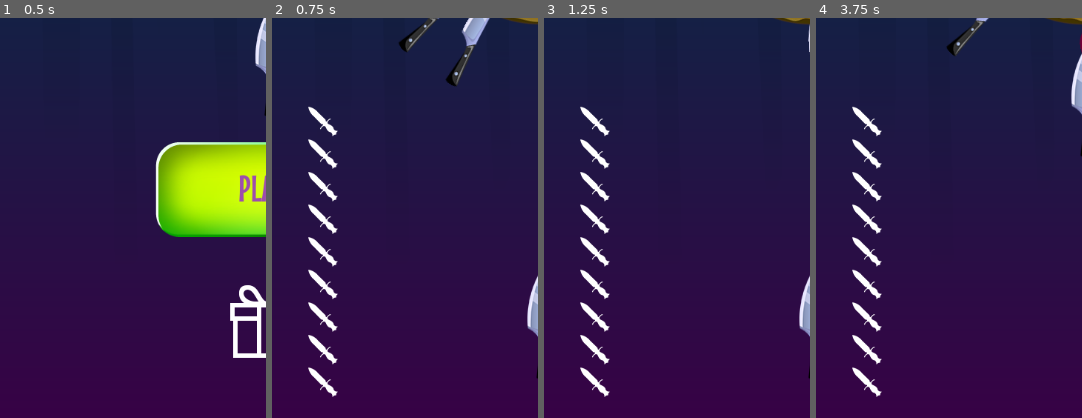
Above: before the commit, frames 1-4 (left to right).
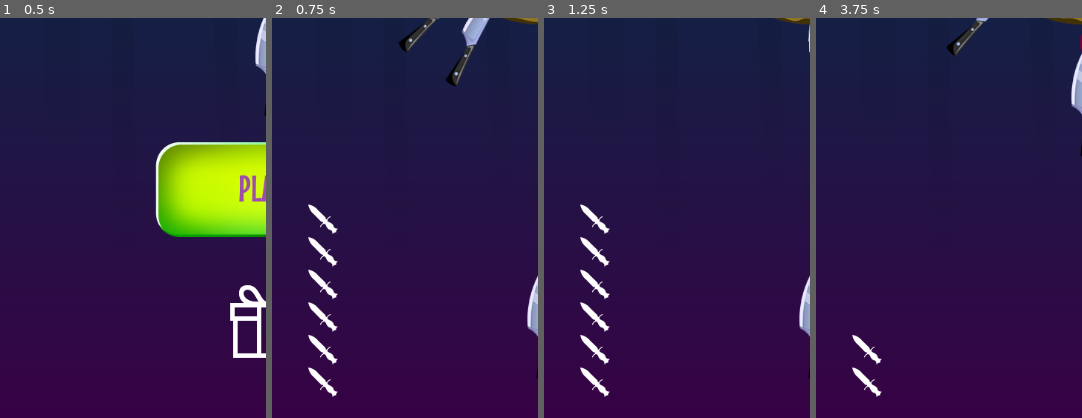
Above: after the commit, the same moments.

Repository: drxwat/godot4-mobile-game-course
Game: Godot game, scene res://scenes/start_screen/start_screen.tscn
Two runs of this game, one before a commit and one after it. Both use one fixed random seed, a clock stepped at 60 frames per second and the inputs below.
Inputs (mouse positions are % of the whole screen's width and height, from its top left):
- Up to frame 1 (0.5 s): no input
- Up to frame 2 (0.75 s): click "PLAY" at 0.5 s
- Up to frame 3 (1.25 s): no input
- Up to frame 4 (3.75 s): move the mouse to (72, 45) at 1.27 s; click (72, 45) at 1.42 s; move the mouse to (30, 55) at 2.02 s; click (30, 55) at 2.17 s; move the mouse to (60, 28) at 2.77 s; click (60, 28) at 2.92 s; move the mouse to (45, 70) at 3.52 s; click (45, 70) at 3.67 s
The pictures show only the part of the screen within x 0-50%, y 49-99%; the shares and areas given below are measured in that part.

Frame 1 is identical in both runs. In frame 2, 0.7% of the frame differs, in the area x 13-25%, y 22-46%; in frame 3, 0.7%; in frame 4, 1.7%, in the area x 13-25%, y 22-79%.

Commit message:
5-5 knives counter

Diff:
--- a/core/events.gd
+++ b/core/events.gd
@@ -5,3 +5,4 @@
 signal game_over
 signal location_changed(location: LOCATIONS)
 signal points_changed(points: int)
+signal knived_changed(knives: int)
--- a/core/globals.gd
+++ b/core/globals.gd
@@ -9,12 +9,17 @@
 var rng := RandomNumberGenerator.new()
 
 var points := 0
+var knives := 6
 
 func _ready():
 	rng.randomize()
 	print_debug(rng.seed)
 
 	Events.location_changed.connect(handle_location_change)
+
+func remove_knife():
+	knives -= 1
+	Events.knived_changed.emit(knives)
 
 func add_point():
 	points += 1
--- a/elements/knife_shooter/knife_shooter.gd
+++ b/elements/knife_shooter/knife_shooter.gd
@@ -11,8 +11,13 @@
 	add_child(knife)
 
 func _input(event: InputEvent):
-	if is_enabled and event is InputEventScreenTouch and event.is_pressed() and timer.time_left <= 0:
+	if Globals.knives > 0 and \
+	is_enabled and \
+	event is InputEventScreenTouch and \
+	event.is_pressed() and \
+	timer.time_left <= 0:
 		knife.throw()
+		Globals.remove_knife()
 		timer.start()
 
 
--- a/elements/ui/hud/hud.tscn
+++ b/elements/ui/hud/hud.tscn
@@ -5,7 +5,7 @@
 [ext_resource type="Texture2D" uid="uid://c8avdj5qs1klg" path="res://assets/circle_1.png" id="2_xf8ip"]
 [ext_resource type="Texture2D" uid="uid://fj11q3al6t66" path="res://assets/boss_ico.png" id="3_owcdr"]
 [ext_resource type="Texture2D" uid="uid://dfoxeyqgynyxa" path="res://assets/apple_ico.png" id="4_hd1ds"]
-[ext_resource type="Texture2D" uid="uid://c5jx2g5jh4i36" path="res://assets/knife_ico_2.png" id="5_kdfru"]
+[ext_resource type="PackedScene" uid="uid://cqd3ditnkdhvl" path="res://elements/ui/hud/knives_counter/knives_counter.tscn" id="6_m4sm7"]
 
 [node name="HUD" type="CanvasLayer"]
 layer = 5
@@ -114,45 +114,8 @@
 size_flags_vertical = 3
 mouse_filter = 2
 
-[node name="KnivesCounter" type="VBoxContainer" parent="MarginContainer/VBoxContainer/HBoxContainer2"]
+[node name="KnivesCounter" parent="MarginContainer/VBoxContainer/HBoxContainer2" instance=ExtResource("6_m4sm7")]
 unique_name_in_owner = true
 layout_mode = 2
-alignment = 2
-
-[node name="TextureRect" type="TextureRect" parent="MarginContainer/VBoxContainer/HBoxContainer2/KnivesCounter"]
-layout_mode = 2
-texture = ExtResource("5_kdfru")
-
-[node name="TextureRect2" type="TextureRect" parent="MarginContainer/VBoxContainer/HBoxContainer2/KnivesCounter"]
-layout_mode = 2
-texture = ExtResource("5_kdfru")
-
-[node name="TextureRect3" type="TextureRect" parent="MarginContainer/VBoxContainer/HBoxContainer2/KnivesCounter"]
-layout_mode = 2
-texture = ExtResource("5_kdfru")
-
-[node name="TextureRect4" type="TextureRect" parent="MarginContainer/VBoxContainer/HBoxContainer2/KnivesCounter"]
-layout_mode = 2
-texture = ExtResource("5_kdfru")
-
-[node name="TextureRect5" type="TextureRect" parent="MarginContainer/VBoxContainer/HBoxContainer2/KnivesCounter"]
-layout_mode = 2
-texture = ExtResource("5_kdfru")
-
-[node name="TextureRect6" type="TextureRect" parent="MarginContainer/VBoxContainer/HBoxContainer2/KnivesCounter"]
-layout_mode = 2
-texture = ExtResource("5_kdfru")
-
-[node name="TextureRect7" type="TextureRect" parent="MarginContainer/VBoxContainer/HBoxContainer2/KnivesCounter"]
-layout_mode = 2
-texture = ExtResource("5_kdfru")
-
-[node name="TextureRect8" type="TextureRect" parent="MarginContainer/VBoxContainer/HBoxContainer2/KnivesCounter"]
-layout_mode = 2
-texture = ExtResource("5_kdfru")
-
-[node name="TextureRect9" type="TextureRect" parent="MarginContainer/VBoxContainer/HBoxContainer2/KnivesCounter"]
-layout_mode = 2
-texture = ExtResource("5_kdfru")
 
 [connection signal="pressed" from="MarginContainer/VBoxContainer/HBoxContainer/HomeButton" to="." method="_on_home_button_pressed"]
--- /dev/null
+++ b/elements/ui/hud/knives_counter/knives_counter.gd
@@ -0,0 +1,27 @@
+extends VBoxContainer
+
+var knife_texture : Texture2D = preload("res://assets/knife_ico_2.png")
+
+func _ready():
+	Events.knived_changed.connect(update_knife_counter)
+
+func update_knife_counter(knives: int):
+	var knives_diff = knives - get_child_count()
+	if knives_diff > 0:
+		add_knives(knives_diff)
+	elif knives_diff < 0:
+		remove_knives(-knives_diff)
+
+func create_knife_icon() -> TextureRect:
+	var texture_rect := TextureRect.new()
+	texture_rect.texture = knife_texture
+	return texture_rect
+
+func add_knives(amount: int):
+	for i in range(amount):
+		add_child(create_knife_icon())
+
+
+func remove_knives(amount: int):
+	for i in range(amount):
+		get_child(i).queue_free()
--- /dev/null
+++ b/elements/ui/hud/knives_counter/knives_counter.tscn
@@ -0,0 +1,7 @@
+[gd_scene load_steps=2 format=3 uid="uid://cqd3ditnkdhvl"]
+
+[ext_resource type="Script" path="res://elements/ui/hud/knives_counter/knives_counter.gd" id="1_gm2wl"]
+
+[node name="KnivesCounter" type="VBoxContainer"]
+alignment = 2
+script = ExtResource("1_gm2wl")
--- a/scenes/game/game.gd
+++ b/scenes/game/game.gd
@@ -6,6 +6,7 @@
 
 func _ready():
 	Events.game_over.connect(end_game)
+	Events.knived_changed.emit(Globals.knives)
 
 func end_game():
 	knife_shooter.is_enabled = false
